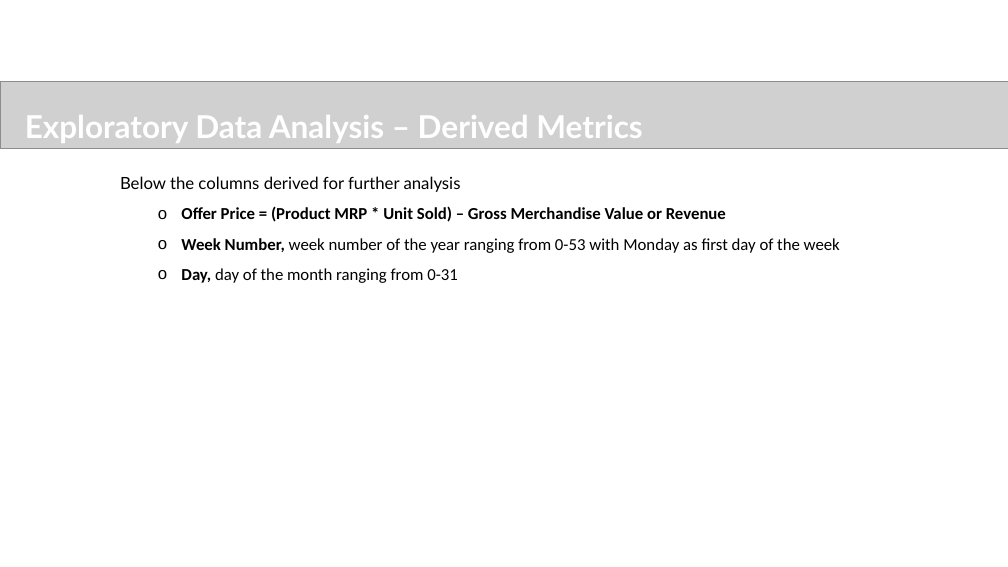
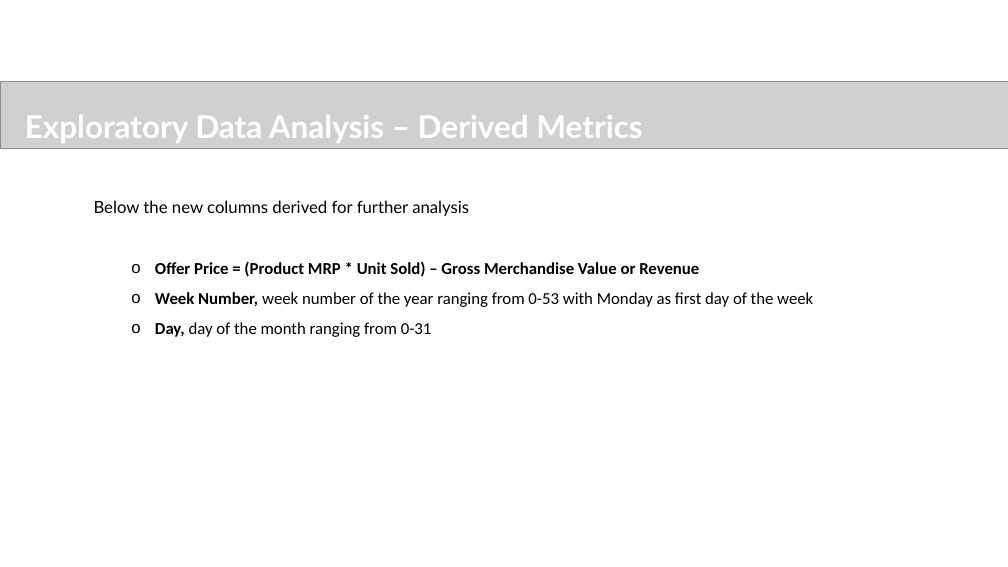
Before and after one commit to sureshballa/data-science-projects, a slide deck: slide 9 of Capstone Project/Ecommerce_Capstone_Project.pptx (slide 10 before the commit). Drawn at 1008x567 pixels with LibreOffice and Linux fonts; fonts in the diff are those of the drawing; grey boxes stand for pictures; background and template pictures are left out. Boxes give left, top, right and bottom in pixels: in the first picture for what was removed or moved away, otherwise in the second. Text is boxed around its words. In the diff, an @@ line names an element or a change of style, - is before the commit and + after.

```diff
--- a/Capstone Project/Ecommerce_Capstone_Project.pptx
+++ b/Capstone Project/Ecommerce_Capstone_Project.pptx
@@ text "Below the new columns derived ...": place and size @@
-text "Below the new columns derived ..." at (120, 176, 840, 283)
+text "Below the new columns derived ..." at (94, 200, 813, 337)
@@ text at (94, 200, 469, 216): text changed @@
-  Below the columns derived for further analysis
+  Below the new columns derived for further analysis
```
Also in this commit, not shown: 9 other slides changed, 6 slides added, 2 slides removed.
